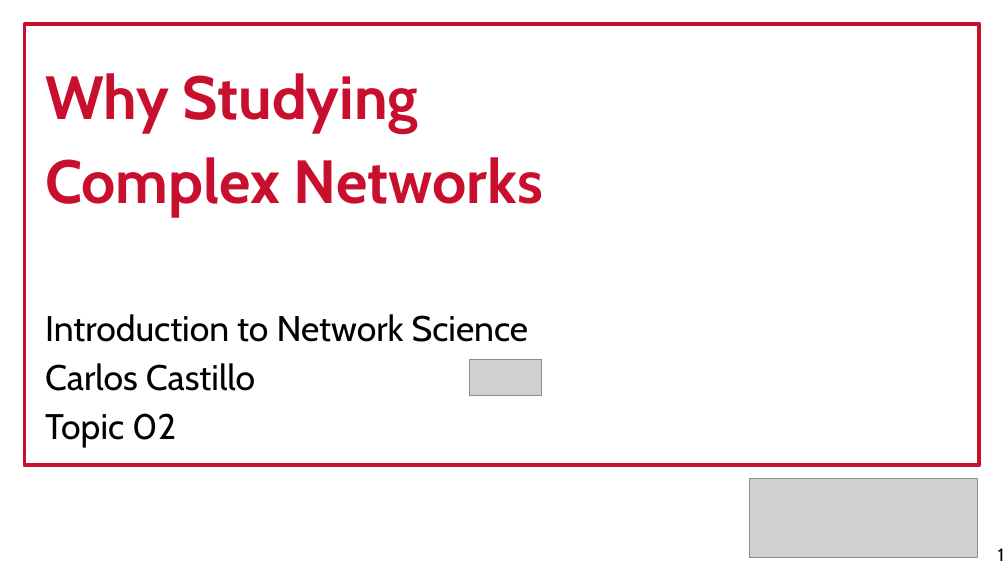
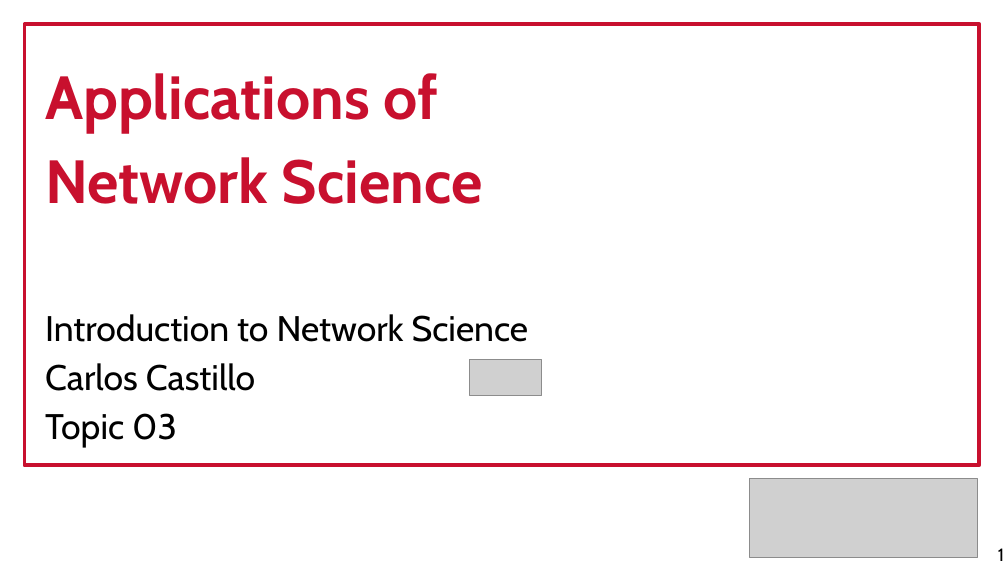
Before and after one commit to chatox/networks-science-course, a slide deck: slide 1 of theory/odp/tt03_applications_networks_science.odp. Drawn at 1008x567 pixels with LibreOffice and Linux fonts; fonts in the diff are those of the drawing; grey boxes stand for pictures. Boxes give left, top, right and bottom in pixels: in the first picture for what was removed or moved away, otherwise in the second. Text is boxed around its words. In the diff, an @@ line names an element or a change of style, - is before the commit and + after.

```diff
--- a/theory/odp/tt03_applications_networks_science.odp
+++ b/theory/odp/tt03_applications_networks_science.odp
@@ text at (x1=45, y1=73, x2=483, y2=204): text changed @@
-Why Studying
-Complex Networks
+Applications of
+Network Science
@@ text at (x1=45, y1=413, x2=177, y2=447): text changed @@
-Topic 02
+Topic 03
```
Also in this commit, not shown: 1 other file.
